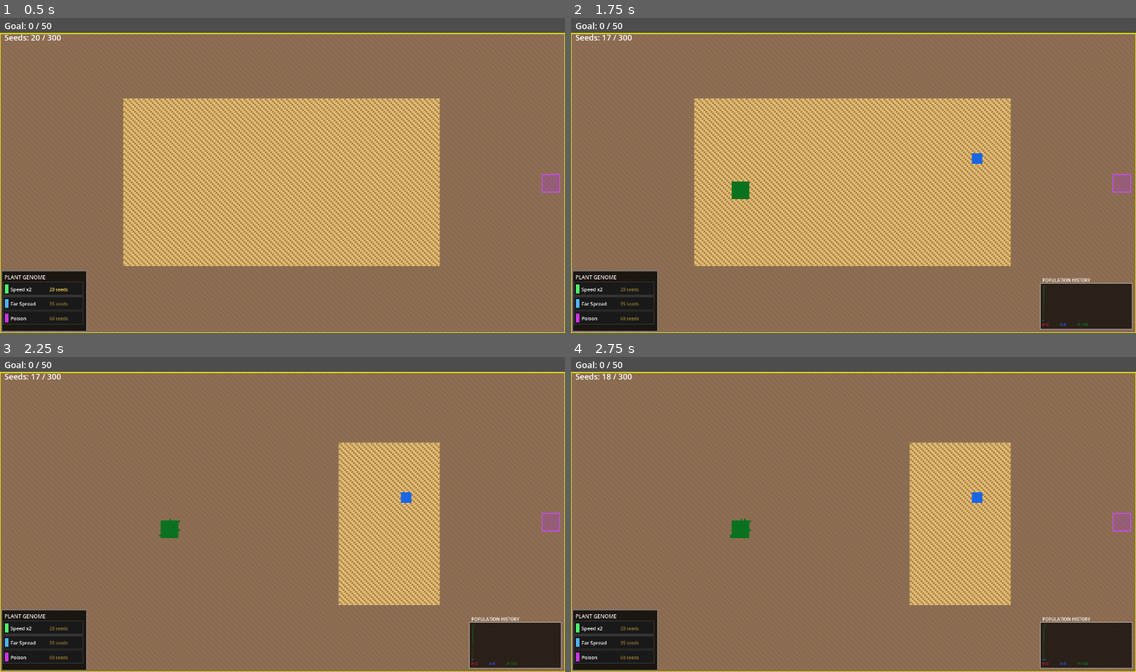
Above: before the commit, frames 1-4 (two rows, left to right).
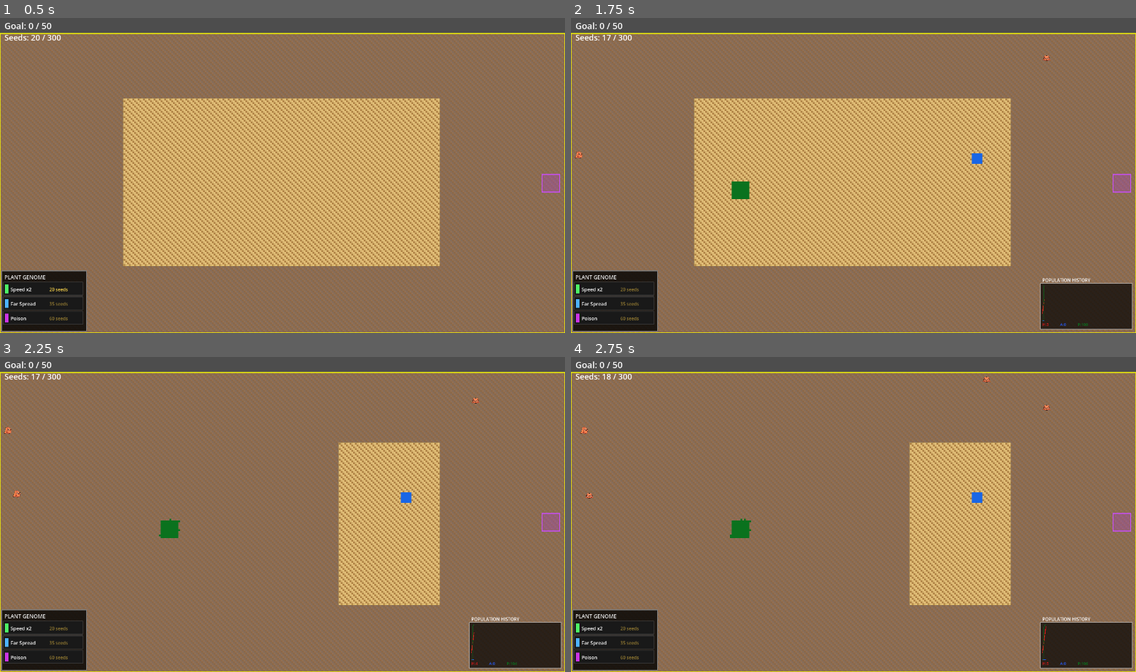
Above: after the commit, the same moments.

Repository: mamo1016/ecosystem-game
Game: Godot game, scene res://world.tscn
Same seed, same stepped clock (60 frames per second), same inputs: the game is played once before the commit and once after it.
Inputs (mouse positions are in pixels of both pictures, inside the frame that each line leads up to):
- Up to frame 1 (0.5 s): no input
- Up to frame 2 (1.75 s): tap Enter at 0.5 s; move the mouse to (977, 159) at 0.52 s; hold Shift 0.53-1.28 s; click (977, 159) at 0.67 s; tap Space at 1.25 s; move the mouse to (740, 191) at 1.27 s; tap Ctrl at 1.35 s; click (740, 191) at 1.42 s
- Up to frame 3 (2.25 s): tap Enter at 2 s; move the mouse to (339, 445) at 2.02 s; hold Alt from 2.03 s (still down); click (339, 445) at 2.17 s
- Up to frame 4 (2.75 s): keep holding Alt

Frame 1 is identical in both runs. In frame 2, less than 0.1% of the frame differs, in the area x 0-85%, y 11-98%; in frame 3, less than 0.1%; in frame 4, less than 0.1%, in the area x 1-85%, y 6-98%.

Commit message:
Re-enable automatic red invader spawning

Diff:
--- a/world.gd
+++ b/world.gd
@@ -88,7 +88,7 @@
 # --- PLANT SETTINGS ---
 const SUPER_LIFESPAN      = 80
 const SEED_CAP            = 300
-const MAX_SPREAD_PER_TICK = 600
+const MAX_SPREAD_PER_TICK = 2000
 const GROWTH_PER_TICK     = 4
 var   update_interval     = 0.5
 
@@ -609,8 +609,8 @@
 
 func run_simulation_step() -> void:
 	plants_this_tick = 0
-	#if predators.size() < 5 or (herbivore_auto_spawn and (predators.size() == 0 or randf() < 0.04)):
-	#	spawn_red_invader()
+	if predators.size() < 5 or (herbivore_auto_spawn and (predators.size() == 0 or randf() < 0.04)):
+		spawn_red_invader()
 	run_plant_logic()
 	print("Plants spawned: %d | Active Edges: %d" % [plants_this_tick, edge_list.size()])
 
